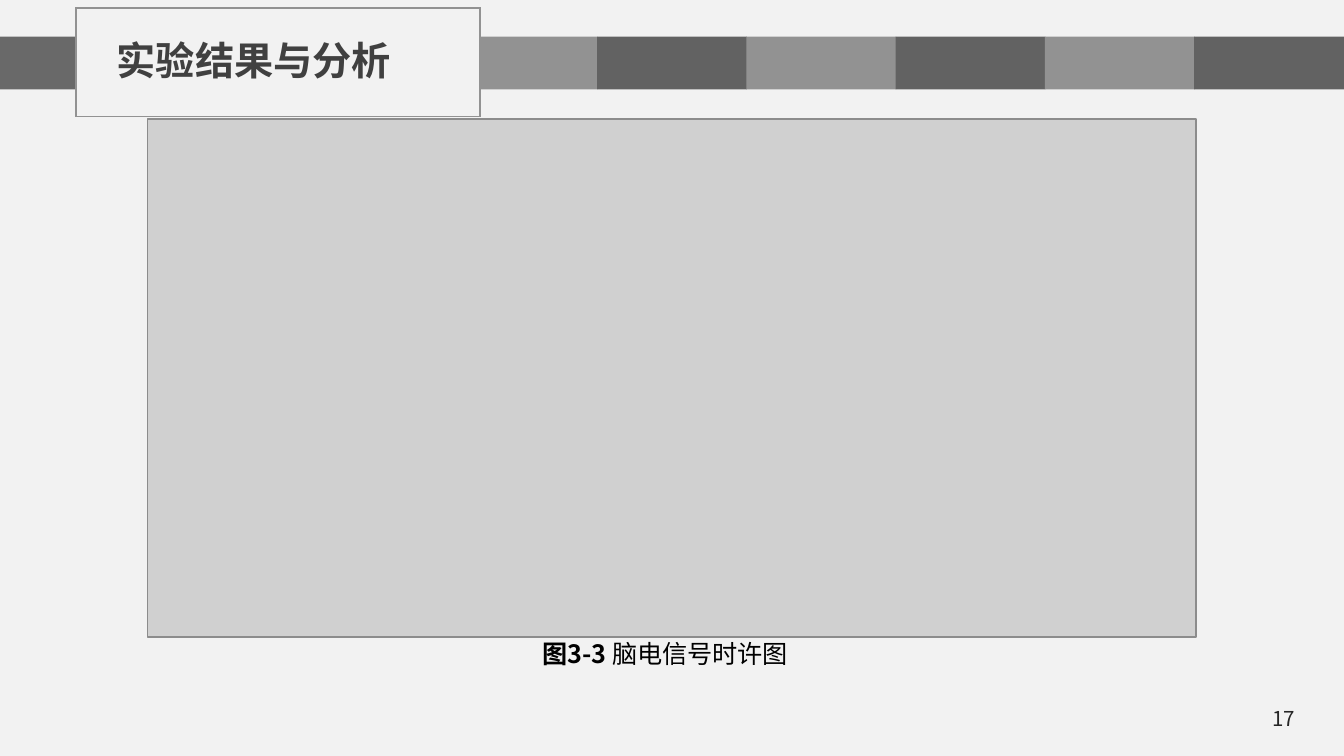
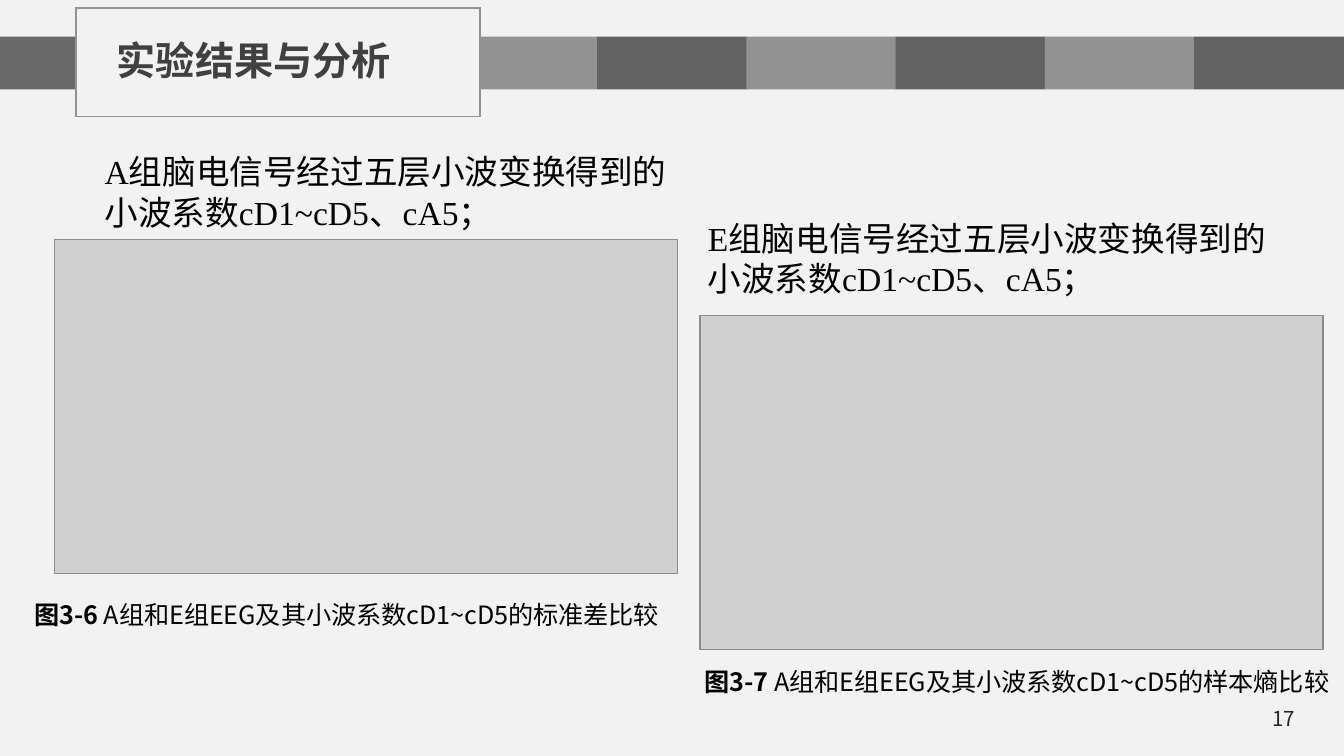
Before and after one commit to chenshuaihua/Graduate, a slide deck: slide 17 of 毕设文件/陈帅华-2016014016-自实1601-中期答辩.pptx. Drawn at 1344x756 pixels with LibreOffice and Linux fonts; fonts in the diff are those of the drawing; grey boxes stand for pictures; background and template pictures are left out. Boxes give left, top, right and bottom in pixels: in the first picture for what was removed or moved away, otherwise in the second. Text is boxed around its words. In the diff, an @@ line names an element or a change of style, - is before the commit and + after.

```diff
--- a/毕设文件/陈帅华-2016014016-自实1601-中期答辩.pptx
+++ b/毕设文件/陈帅华-2016014016-自实1601-中期答辩.pptx
@@ picture removed at [148,120,1196,637] @@
@@ text added at [105,196,493,230], 18 pt, text #000000 @@
+A组脑电信号经过五层小波变换得到的小波系数cD1~cD5、cA5；
@@ picture added at [55,239,677,574] @@
@@ text added at [708,262,1096,296], 18 pt, text #000000 @@
+E组脑电信号经过五层小波变换得到的小波系数cD1~cD5、cA5；
@@ picture added at [700,316,1322,650] @@
@@ text added at [34,602,659,627], 13.5 pt, text #000000 @@
+图3-6 A组和E组EEG及其小波系数cD1~cD5的标准差比较
@@ text removed at [543,637,788,666] @@
-图3-3 脑电信号时许图
@@ text added at [705,669,1329,694], 13.5 pt, text #000000 @@
+图3-7 A组和E组EEG及其小波系数cD1~cD5的样本熵比较
```
Also in this commit, not shown: 4 other slides changed, 4 slides added, 1 slide removed, 24 other files.
